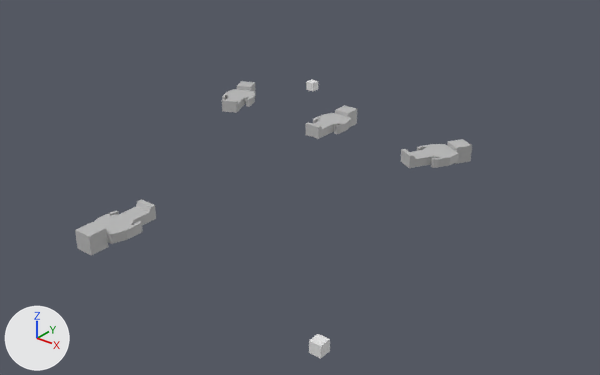
An edit to the Blender file data/nightScene.blend, drawn before and after from the same camera.
Both versions are drawn from a 50 mm lens placed at (1141.0, -1473.0, 756.0), pointed at (70.0, -134.0, -73.0). The lights are fixed; the arrows at lower left show +X, +Y and +Z.

Objects in the first picture: 'Cube.001', 'Player', 'Zombie1', 'Zombie2', 'Zombie3'.
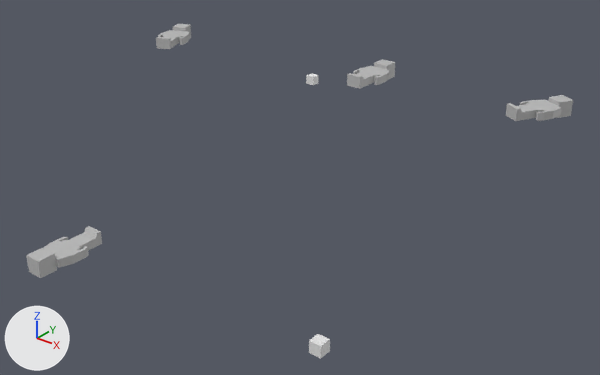
Where the change shows, as pixel boxes [x1, y1, x2, y2] in the pictures (600 x 375 px):
'Player', moved
    before: [75, 199, 156, 256]
    after: [26, 226, 102, 278]
'Zombie3', moved
    before: [400, 139, 472, 168]
    after: [506, 95, 573, 121]
'Zombie2', moved
    before: [306, 105, 357, 139]
    after: [347, 59, 395, 89]
'Zombie1', moved
    before: [222, 81, 256, 113]
    after: [156, 24, 191, 49]
'Cube.001', moved
    before: [306, 80, 318, 91]
    after: [306, 73, 318, 85]

The change, as a diff of the scene's bpy script:
```diff
--- a/data/nightScene.blend.py
+++ b/data/nightScene.blend.py
@@ ob_zombie3 @@
 ob_zombie3 = bpy.data.objects.new('Zombie3', me_zombie3)
-ob_zombie3.location = (263.0, 0.0, 0.0)
+ob_zombie3.location = (382.0, 268.0, 59.0)
 ob_zombie3.rotation_euler = (0.0, 0.0, -0.51)  # degrees (0, 0, -29)
@@ ob_cube_001 @@
 ob_cube_001 = bpy.data.objects.new('Cube.001', me_lookat)
-ob_cube_001.location = (0.0, 0.0, 120.0)
+ob_cube_001.location = (0.0, 0.0, 135.0)
 ob_cube_001.rotation_euler = (-1.571, 0.0, 0.0)  # degrees (-90, 0, 0)
@@ ob_player @@
 ob_player = bpy.data.objects.new('Player', me_player)
-ob_player.location = (0.0, -522.0, 0.0)
+ob_player.location = (-196.0, -512.0, -131.0)
 ob_player.rotation_euler = (0.0, 0.0, -3.142)  # degrees (0, 0, -180)
@@ ob_zombie1 @@
 ob_zombie1 = bpy.data.objects.new('Zombie1', me_zombie1)
-ob_zombie1.location = (-272.0, 0.0, 0.0)
+ob_zombie1.location = (-579.0, 63.0, 97.0)
 ob_zombie1.rotation_euler = (0.0, 0.0, 0.415)  # degrees (0, 0, 24)
@@ ob_zombie2 @@
 ob_zombie2 = bpy.data.objects.new('Zombie2', me_zombie2)
-ob_zombie2.location = (0.0, 0.0, 0.0)
+ob_zombie2.location = (0.0, 168.0, 81.0)
```
